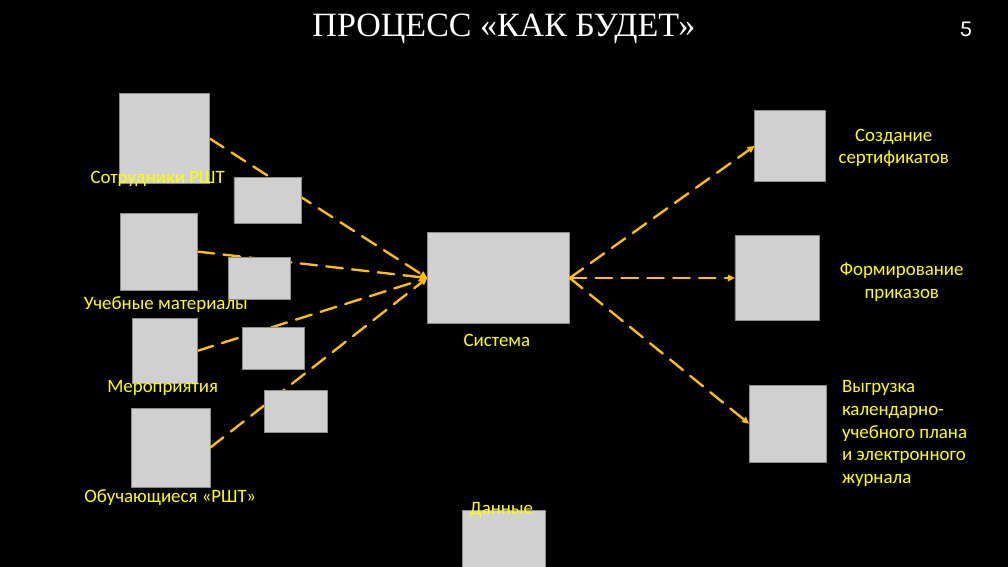
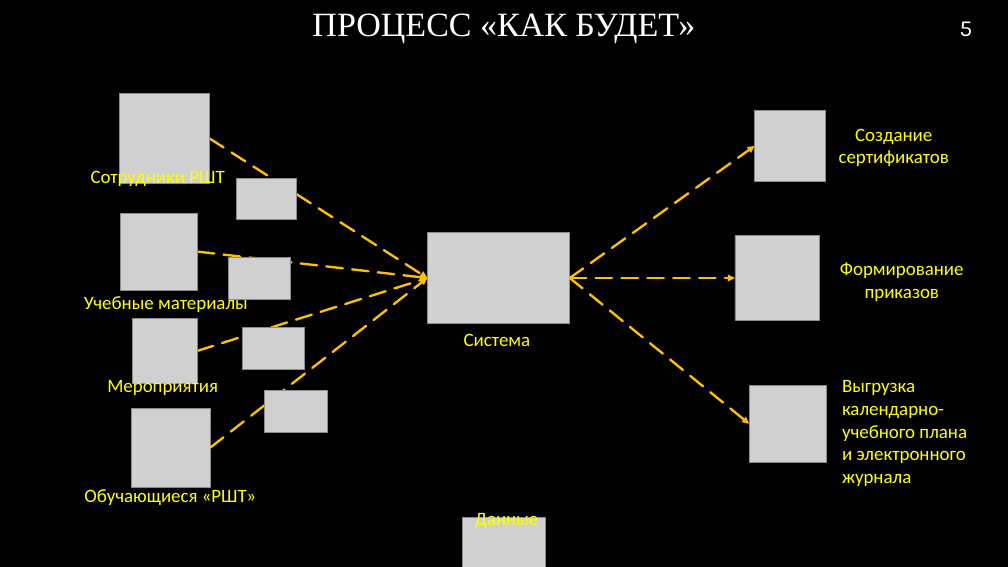
Before and after one commit to RAdKuzur/ASTU, a slide deck: slide 5 of Дипломная работа/Консультации Хоменко/Презентация v5.0 .pptx. Drawn at 1008x567 pixels with LibreOffice and Linux fonts; fonts in the diff are those of the drawing; grey boxes stand for pictures; background and template pictures are left out. Boxes give left, top, right and bottom in pixels: in the first picture for what was removed or moved away, otherwise in the second. Text is boxed around its words. In the diff, an @@ line names an element or a change of style, - is before the commit and + after.

```diff
--- a/Дипломная работа/Консультации Хоменко/Презентация v5.0 .pptx
+++ b/Дипломная работа/Консультации Хоменко/Презентация v5.0 .pptx
@@ picture: place and size @@
-picture at (234,178,302,224)
+picture at (237,178,296,219)
@@ text "Данные": place and size @@
-text "Данные" at (470,499,533,520)
+text "Данные" at (475,509,538,530)
@@ picture: place and size @@
-picture at (462,510,545,567)
+picture at (462,518,545,567)
```
Also in this commit, not shown: 2 other slides changed.
